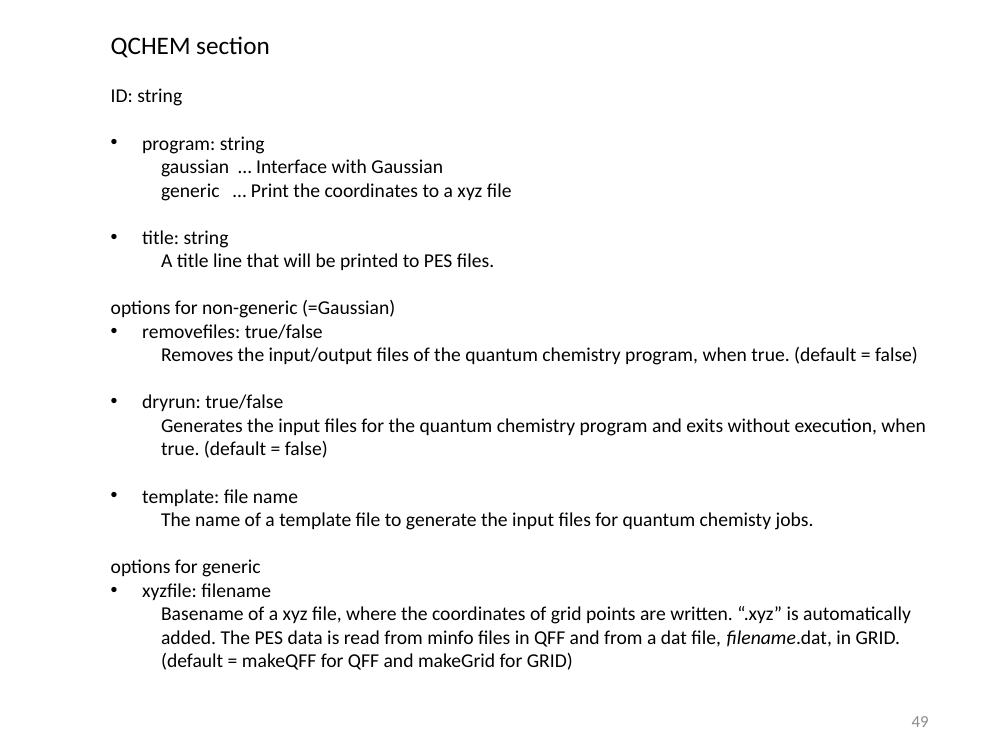
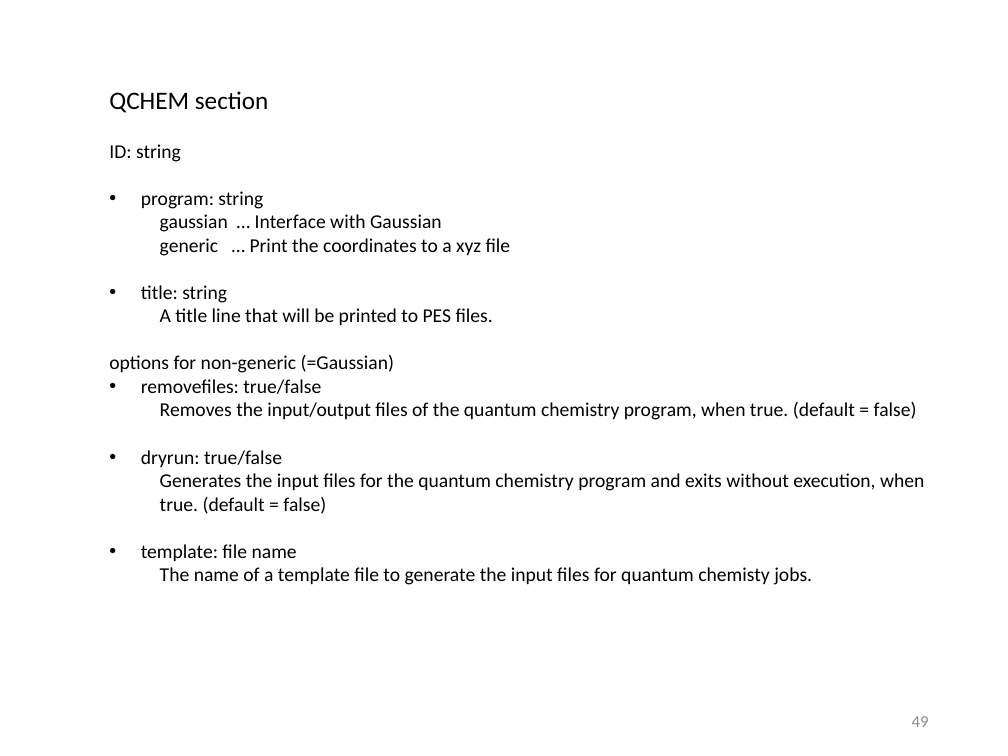
Before and after one commit to yagikiyoshi/sindo, a slide deck: slide 50 of doc/MakePES/usage_MakePES.pptx. Drawn at 1008x756 pixels with LibreOffice and Linux fonts; fonts in the diff are those of the drawing. Boxes give left, top, right and bottom in pixels: in the first picture for what was removed or moved away, otherwise in the second. Text is boxed around its words. In the diff, an @@ line names an element or a change of style, - is before the commit and + after.

```diff
--- a/doc/MakePES/usage_MakePES.pptx
+++ b/doc/MakePES/usage_MakePES.pptx
@@ text "QCHEM section": place and size @@
-text "QCHEM section" at bbox=[111, 36, 925, 670]
+text "QCHEM section" at bbox=[109, 91, 924, 585]
@@ text at bbox=[111, 559, 911, 670]: paragraphs removed @@
-options for generic
-• xyzfile: filename
-  Basename of a xyz file, where the coordinates of grid points are written. “.xyz” is automatically added. The PES data is read from minfo files in QFF and from a dat file, filename.dat, in GRID. (default = makeQFF for QFF and makeGrid for GRID)
```
Also in this commit, not shown: 2 slides added, 1 slide removed, 4 other files.
